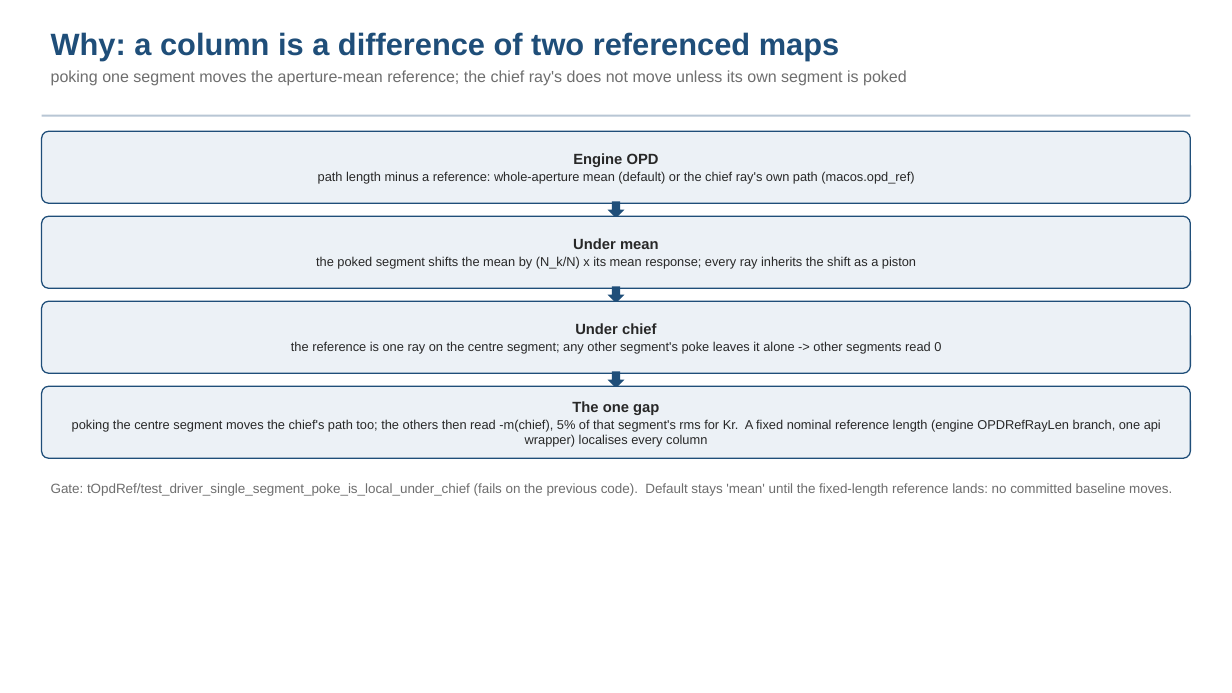
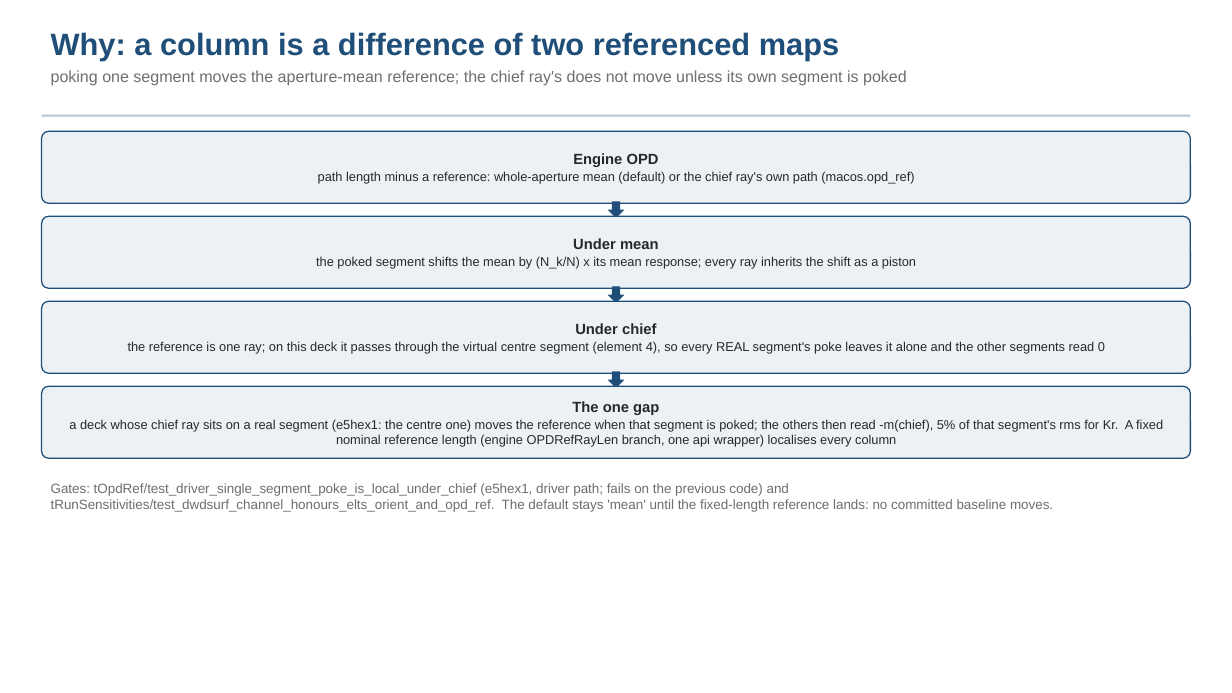
Before and after one commit to nasa-jpl/macos, a slide deck: slide 3 of demo_session/deck_dwdsurf_options.pptx. Drawn at 1232x693 pixels with LibreOffice and Linux fonts; fonts in the diff are those of the drawing. Boxes give left, top, right and bottom in pixels: in the first picture for what was removed or moved away, otherwise in the second. Text is boxed around its words. In the diff, an @@ line names an element or a change of style, - is before the commit and + after.

```diff
--- a/demo_session/deck_dwdsurf_options.pptx
+++ b/demo_session/deck_dwdsurf_options.pptx
@@ text in rounded rectangle at [128,341,1105,354]: text changed @@
-the reference is one ray on the centre segment; any other segment's poke leaves it alone -> other segments read 0
+the reference is one ray; on this deck it passes through the virtual centre segment (element 4), so every REAL segment's poke leaves it alone and the other segments read 0
@@ text in rounded rectangle at [69,419,1163,447]: text changed @@
-poking the centre segment moves the chief's path too; the others then read -m(chief), 5% of that segment's rms for Kr. A fixed nominal reference length (engine OPDRefRayLen branch, one api wrapper) localises every column
+a deck whose chief ray sits on a real segment (e5hex1: the centre one) moves the reference when that segment is poked; the others then read -m(chief), 5% of that segment's rms for Kr. A fixed nominal reference length (engine OPDRefRayLen branch, one api wrapper) localises every column
@@ text at [51,483,1053,512]: text changed @@
-Gate: tOpdRef/test_driver_single_segment_poke_is_local_under_chief (fails on the previous code). Default stays 'mean' until the fixed-length reference lands: no committed baseline moves.
+Gates: tOpdRef/test_driver_single_segment_poke_is_local_under_chief (e5hex1, driver path; fails on the previous code) and tRunSensitivities/test_dwdsurf_channel_honours_elts_orient_and_opd_ref. The default stays 'mean' until the fixed-length reference lands: no committed baseline moves.
```
Also in this commit, not shown: 4 other slides changed, 8 other files.
